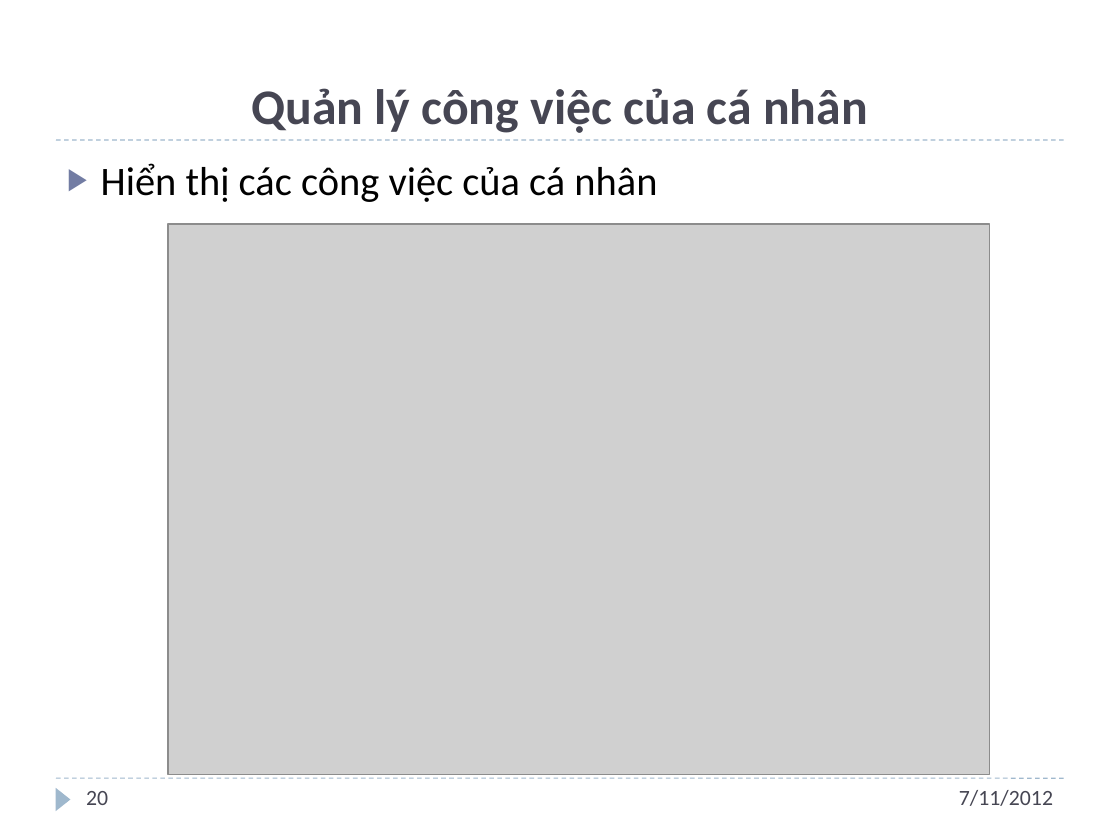
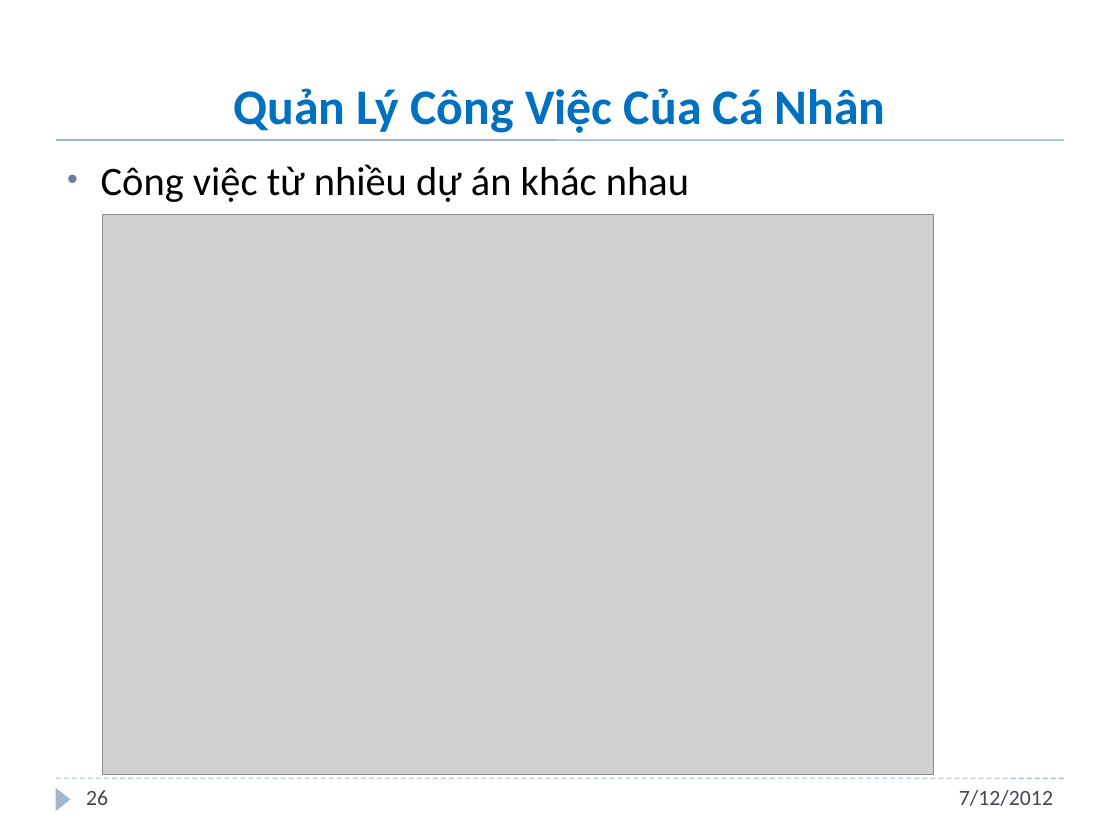
Before and after one commit to andungtra/he-thong-quan-ly-tuong-tac, a slide deck: slide 26 of Report/ppt/Presentation.pptx (slide 20 before the commit). Drawn at 1120x840 pixels with LibreOffice and Linux fonts; fonts in the diff are those of the drawing; grey boxes stand for pictures; background and template pictures are left out. Boxes give left, top, right and bottom in pixels: in the first picture for what was removed or moved away, otherwise in the second. Text is boxed around its words. In the diff, an @@ line names an element or a change of style, - is before the commit and + after.

```diff
--- a/Report/ppt/Presentation.pptx
+++ b/Report/ppt/Presentation.pptx
@@ title at (x1=233, y1=88, x2=886, y2=133): text changed; text colour #464653 to #0070C0 @@
-Quản lý công việc của cá nhân
+Quản Lý Công Việc Của Cá Nhân
@@ line (56, 140) - (1064, 140): stroke #9FB8CD 0.75 pt dashed to #9FB8CD 1 pt @@
@@ text at (x1=101, y1=164, x2=689, y2=202): text changed @@
-▶ Hiển thị các công việc của cá nhân
+• Công việc từ nhiều dự án khác nhau
@@ picture resized from (x1=168, y1=224, x2=989, y2=775) to (x1=103, y1=215, x2=934, y2=775) @@
@@ page number at (x1=86, y1=790, x2=108, y2=805): text changed @@
-20
+26
@@ text at (x1=959, y1=790, x2=1053, y2=806): text changed @@
-7/11/2012
+7/12/2012
```
Also in this commit, not shown: 30 other slides changed, 13 slides added, 2 slides removed.
